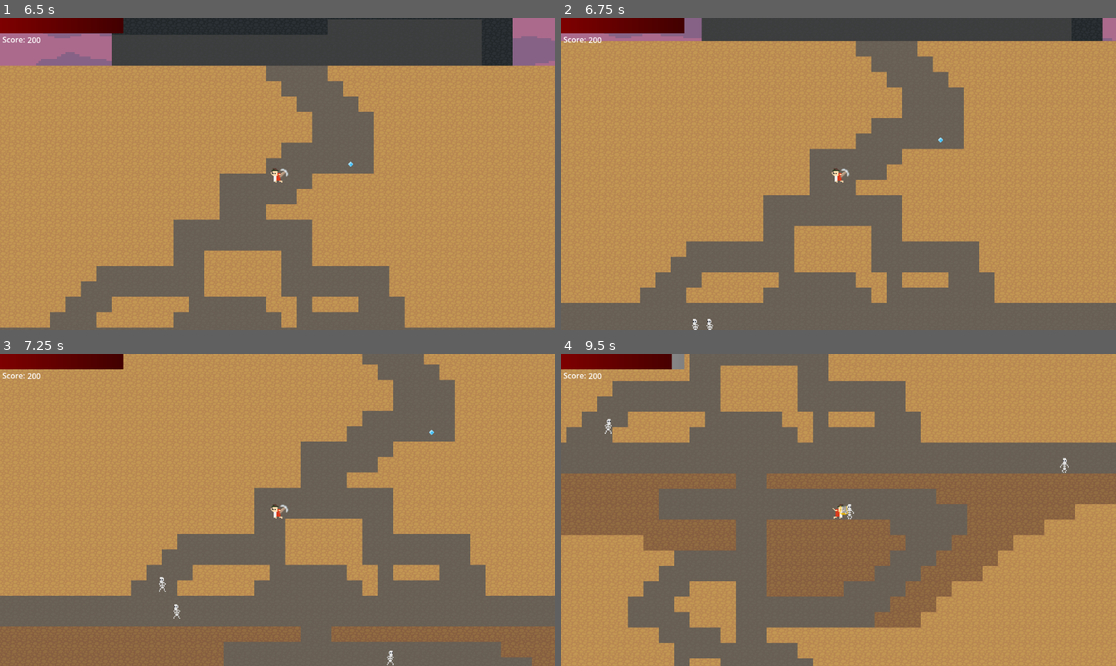
Above: before the commit, frames 1-4 (two rows, left to right).
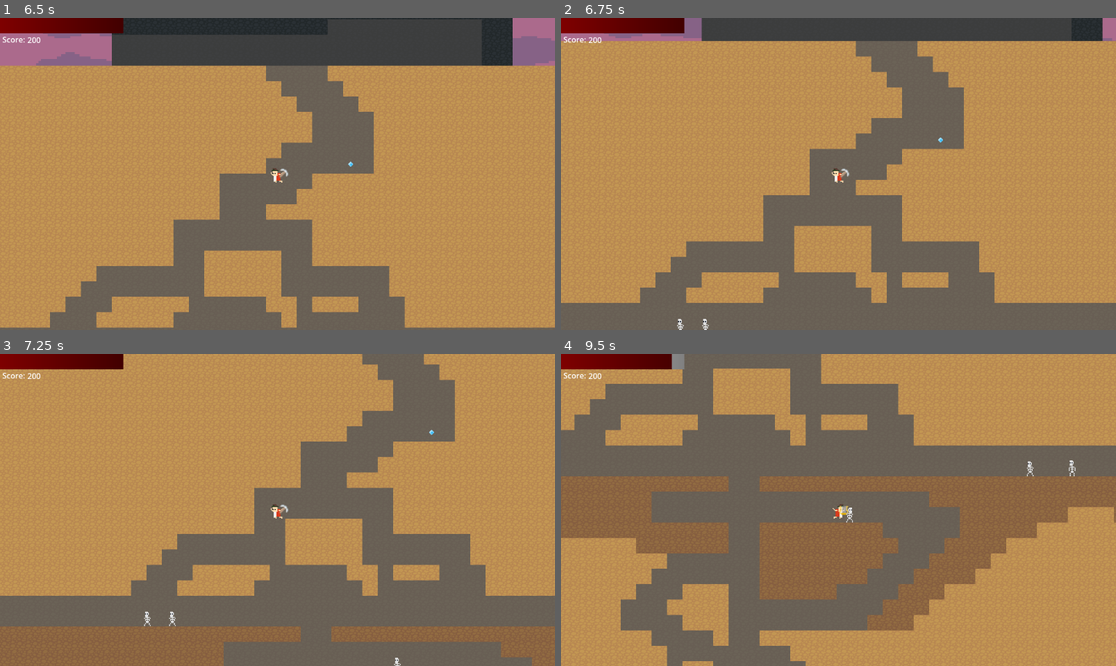
Above: after the commit, the same moments.

Repository: JoeForster/super_orpheus_land
Game: Godot game, scene res://TestWorld.tscn
Two runs of this game, one before a commit and one after it. Both use one fixed random seed, a clock stepped at 60 frames per second and the inputs below.
Inputs:
- Up to frame 1 (6.5 s): hold W (jump) 0.53-1.28 s; hold Right (move_right) 0.53-2.03 s; tap Ctrl (switch) at 1.35, 3.6, 5.85 s; tap W (jump) at 1.52, 1.55, 1.82, 2.3, 2.85, 3.02, 3.32, 4.52, 4.55, 4.82, 6.02, 6.05, 6.32 s; hold Left (move_left) 2.03-2.78 s; hold Space (use) 2.03-2.78 s; hold Right (move_right) 2.78-4.28 s; hold W (jump) 3.53-4.28 s; hold Left (move_left) 4.28-5.03 s; tap Space (use) at 4.35 s; hold Right (move_right) 5.03-5.78 s; hold W (jump) 5.03-5.78 s; hold Left (move_left) from 5.78 s (still down)
- Up to frame 2 (6.75 s): keep holding Left (move_left); hold Space (use) from 6.53 s (still down)
- Up to frame 3 (7.25 s): keep holding Left (move_left); keep holding Space (use); tap W (jump) at 6.77, 6.8, 7.07 s
- Up to frame 4 (9.5 s): release Left (move_left) at 7.28 s; release Space (use) at 7.28 s; hold Right (move_right) from 7.28 s (still down); tap W (jump) at 7.35, 7.52, 7.82, 9.02, 9.05, 9.32 s; hold W (jump) 8.03-8.78 s; tap Ctrl (switch) at 8.1 s; tap Space (use) at 8.85 s

Frame 1 is identical in both runs. In frame 2, 0.1% of the frame differs, in the area x 20-28%, y 96-100%; in frame 3, 0.2%; in frame 4, 9.5%, in the area x 0-100%, y 0-100%.

Commit message:
Demons jump and aren't affected by lava Skeletons don't jump and are affected by lava

Diff:
--- a/characters/demon.tscn
+++ b/characters/demon.tscn
@@ -111,6 +111,8 @@
 scale = Vector2(2, 2)
 script = ExtResource("1_jan3y")
 move_speed_normal = 150.0
+jump_period = 1.0
+jump_velocity = -300.0
 metadata/_edit_group_ = true
 
 [node name="AnimatedSprite2D" type="AnimatedSprite2D" parent="."]
--- a/characters/skeleton.tscn
+++ b/characters/skeleton.tscn
@@ -139,6 +139,7 @@
 [node name="Skeleton" type="CharacterBody2D"]
 scale = Vector2(2, 2)
 script = ExtResource("1_reun7")
+is_damaged_by_lava = true
 metadata/_edit_group_ = true
 
 [node name="AnimatedSprite2D" type="AnimatedSprite2D" parent="."]
--- a/scripts/Enemy.gd
+++ b/scripts/Enemy.gd
@@ -7,11 +7,11 @@
 @export var is_affected_by_music = true
 @export var move_speed_normal = 100.0
 @export var move_speed_soothed = 60.0
-@export var jump_period = 1.0
-@export var jump_velocity = -400.0
+@export var jump_period = 0.0
+@export var jump_velocity = -200.0
 @export var jump_wanted = false
 @export var turn_counter = 0
-@export var is_damaged_by_lava = true
+@export var is_damaged_by_lava = false
 
 # Get the gravity from the project settings to be synced with RigidBody nodes.
 var gravity = ProjectSettings.get_setting("physics/2d/default_gravity")
